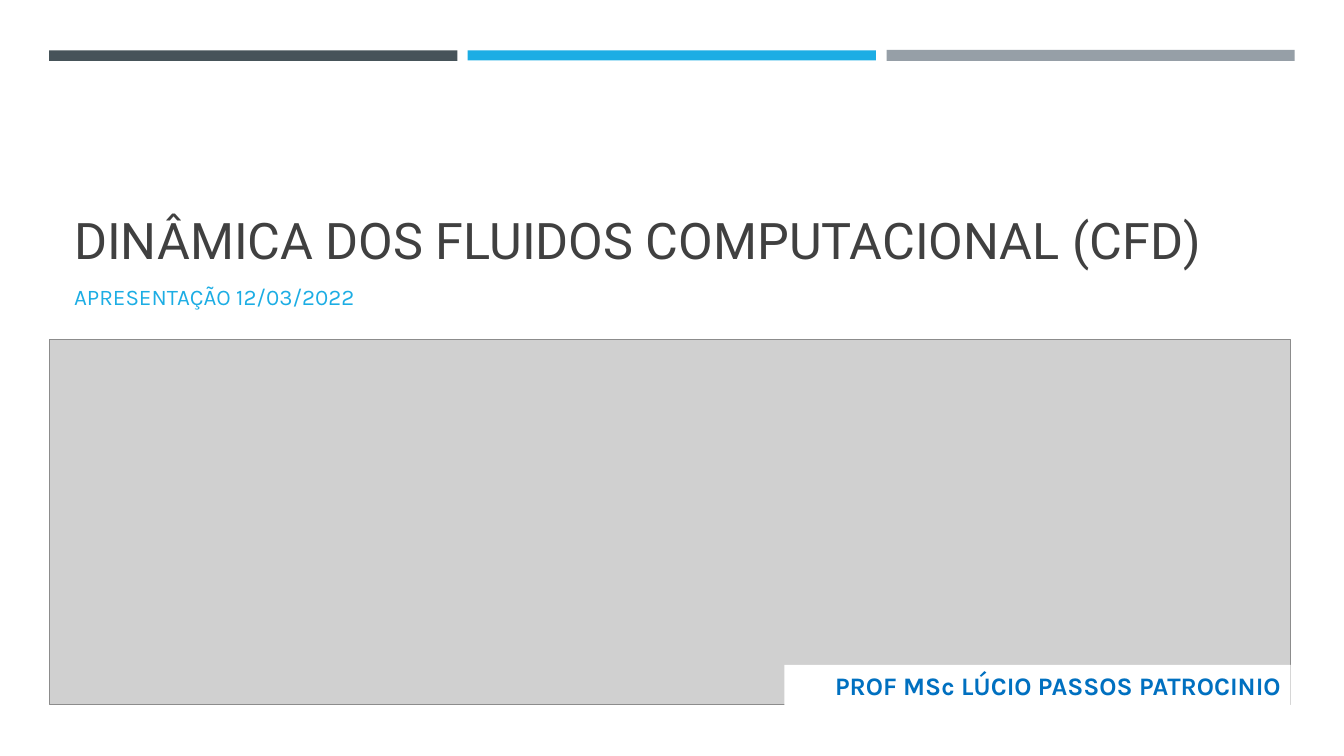
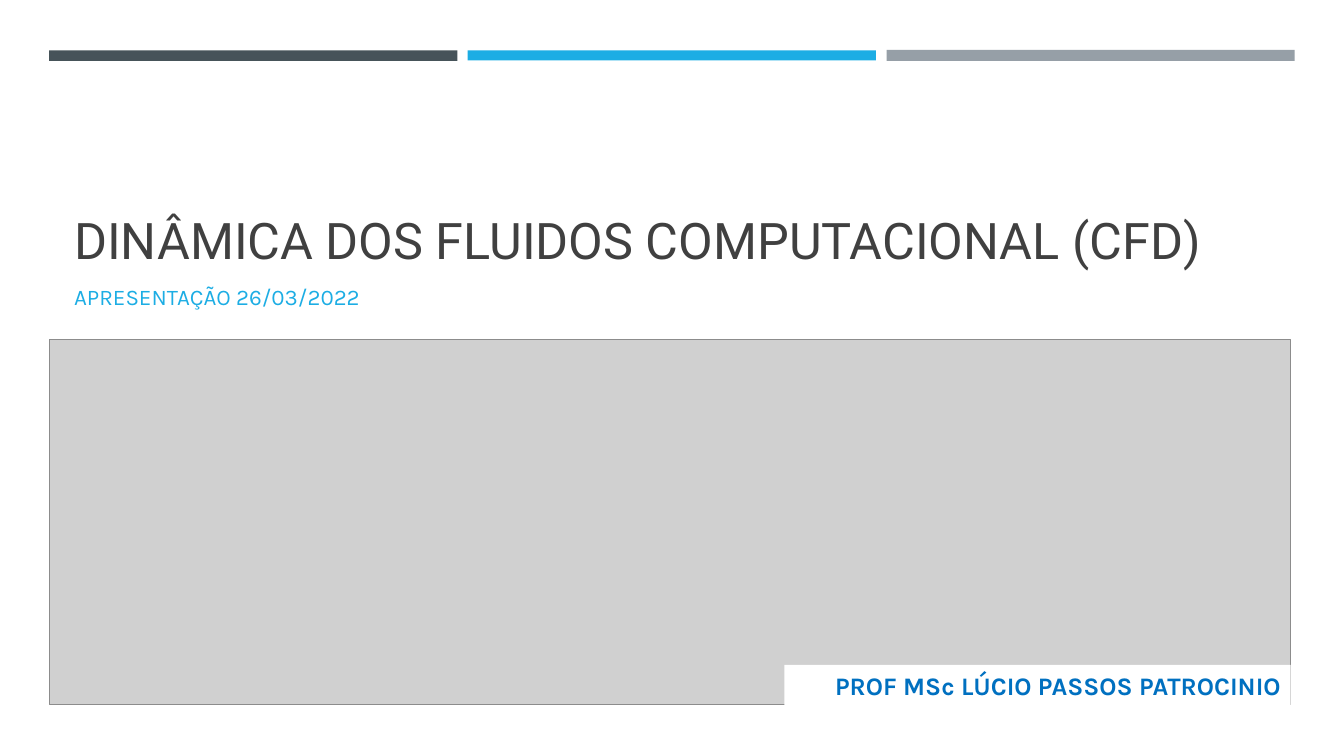
Before and after one commit to LPATROCINIO1969/CFD, a slide deck: slide 1 of apresentações/AP20220312.pptx. Drawn at 1344x756 pixels with LibreOffice and Linux fonts; fonts in the diff are those of the drawing; grey boxes stand for pictures. Boxes give left, top, right and bottom in pixels: in the first picture for what was removed or moved away, otherwise in the second. Text is boxed around its words. In the diff, an @@ line names an element or a change of style, - is before the commit and + after.

```diff
--- a/apresentações/AP20220312.pptx
+++ b/apresentações/AP20220312.pptx
@@ subtitle at (x1=74, y1=286, x2=360, y2=310): text changed @@
-APRESENTAÇÃO 12/03/2022
+APRESENTAÇÃO 26/03/2022
```
Also in this commit, not shown: 15 other slides changed, 1 slide added, 11 slides removed, 2 other files.
